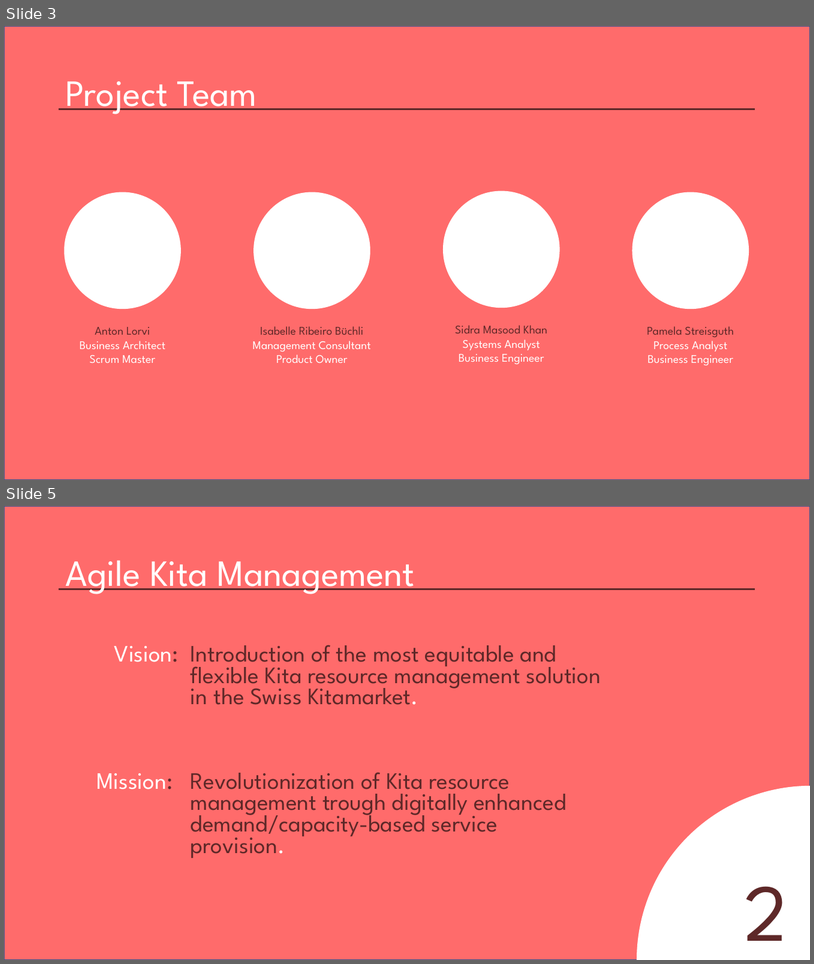
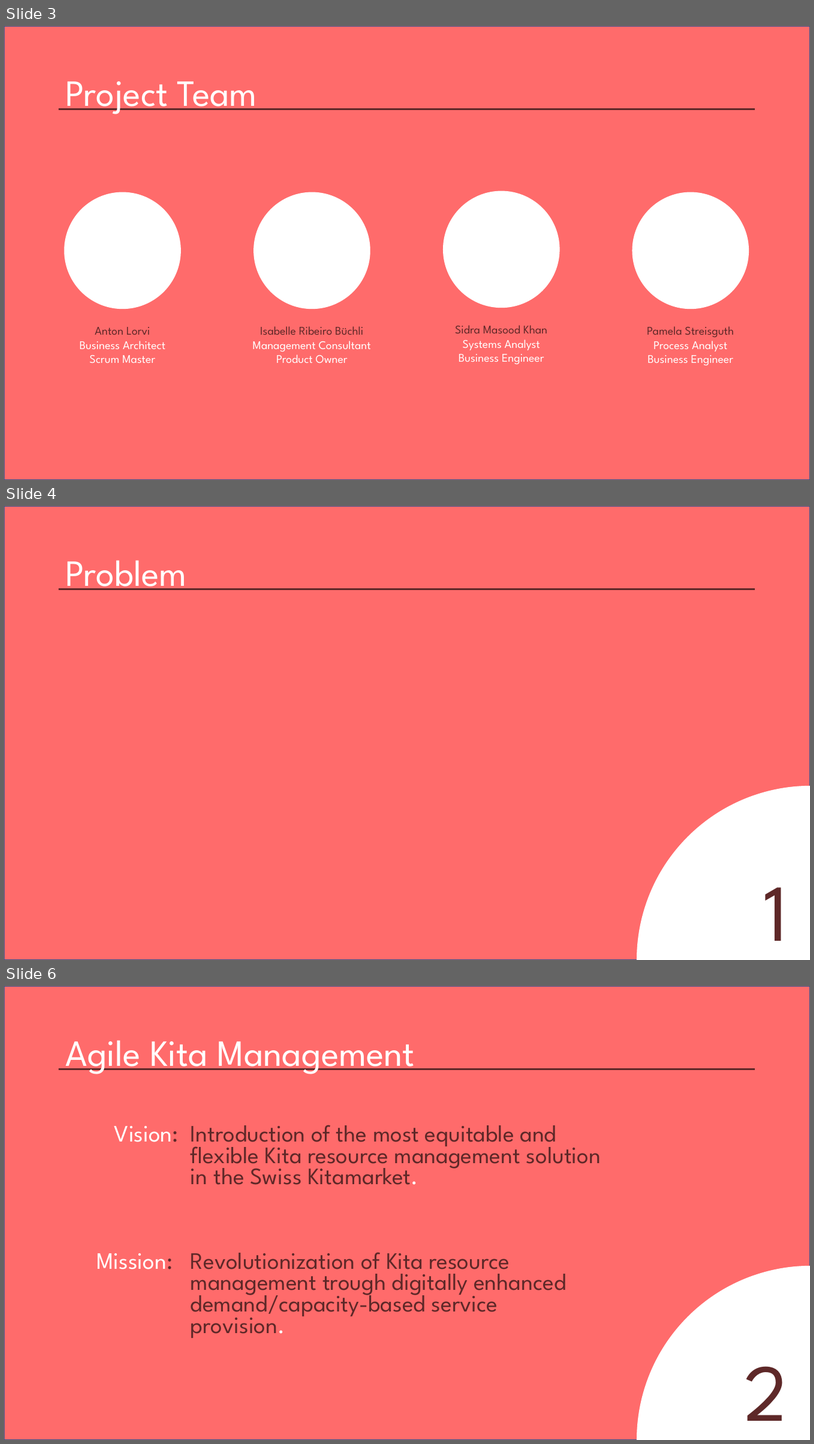
Before and after one commit to AgileBusinessAnalysis/10_TEAM, a slide deck: Initial_Pitch.pptx. Shown one above the other, each under a label of ours: slides 3 and 5 before the commit, slides 3, 4 and 6 after it; the slides between them are not shown. The pictures are 814x964 and 814x1444 pixels, drawn with LibreOffice and Linux fonts; fonts in the diff are those of the drawing. Boxes give left, top, right and bottom in pixels: in the first picture for what was removed or moved away, otherwise in the second. Text is boxed around its words. In the diff, an @@ line names an element or a change of style, - is before the commit and + after.

```diff
--- a/Initial_Pitch.pptx
+++ b/Initial_Pitch.pptx
@@ slide 4 added at [4,506,810,960], background #FFFFFF @@
@@ rectangle added at [4,506,810,960], fill #FF6B6B, outline #325491 1 pt @@
@@ title added at [65,560,186,590], 44 pt, text #FFFFFF @@
+Problem
@@ line added from (59, 589) to (755, 589), #5E2828 2 pt @@
@@ pie slice (boxed as its full ellipse) added at [638,786,810,960], fill #FFFFFF @@
@@ text added at [764,887,789,940], 96 pt, text #5E2828 @@
+1
@@ what was slide 5 is now slide 6 @@
```
Also in this commit, not shown: 4 slides changed.
